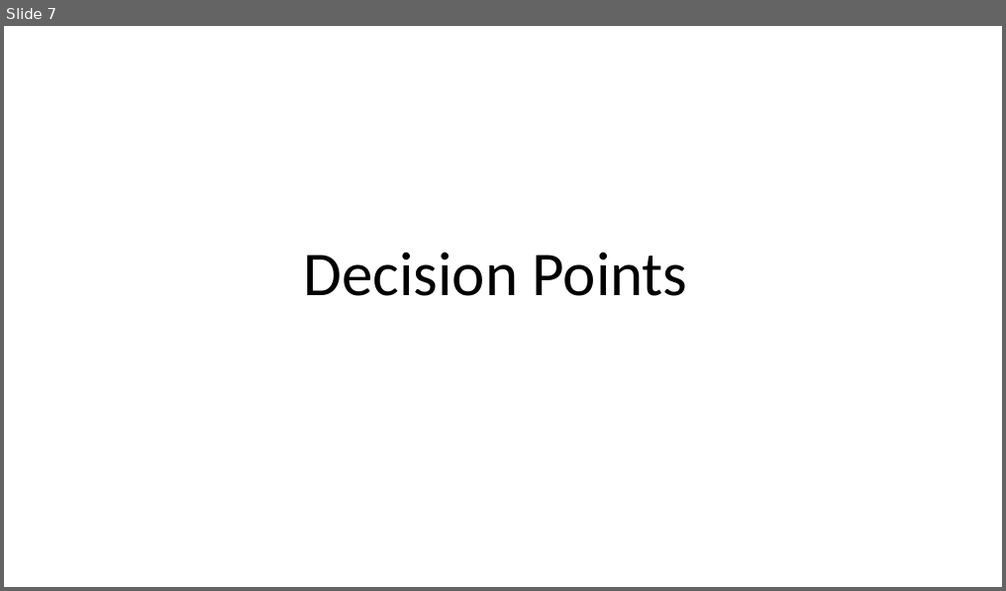
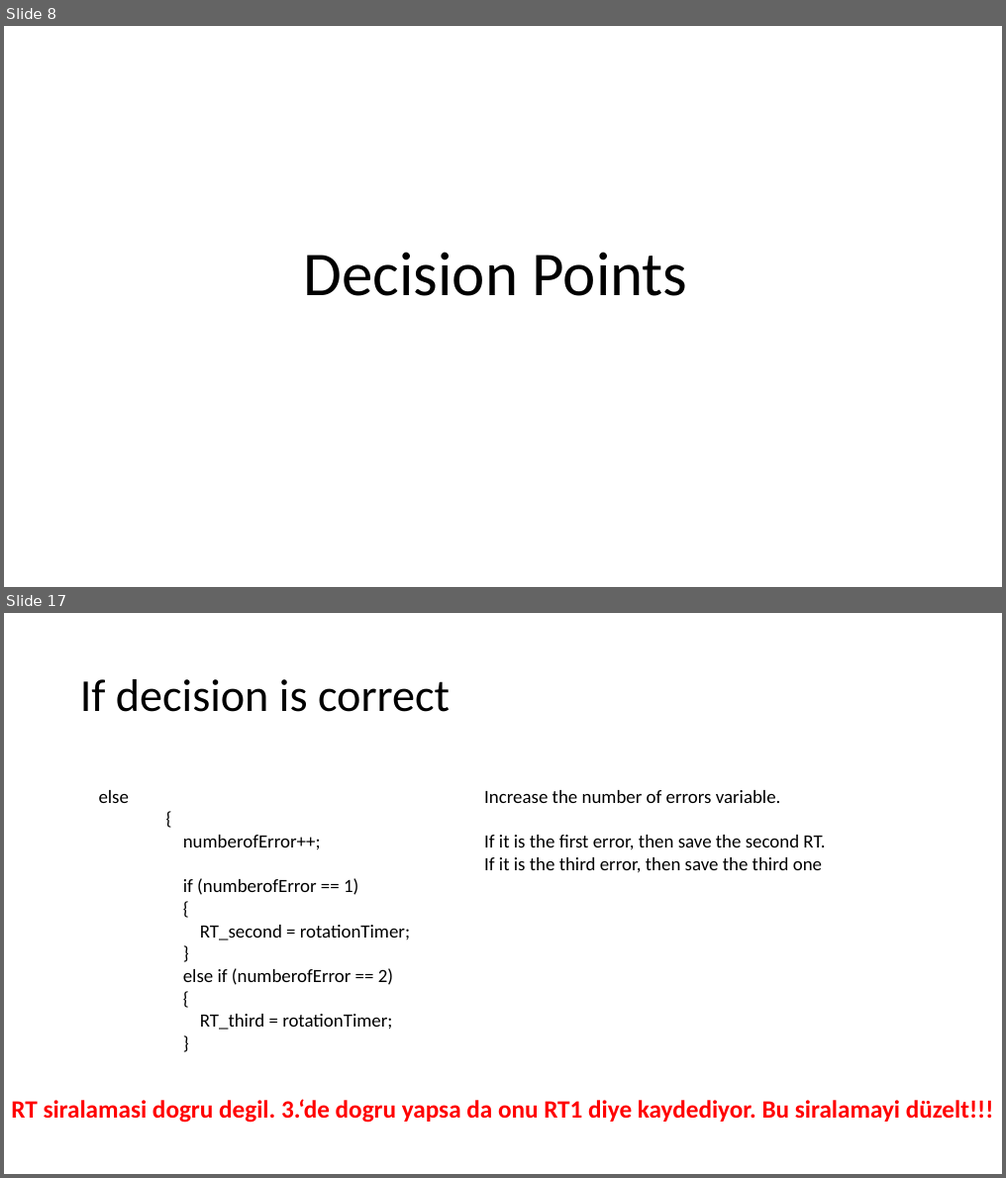
Before and after one commit to haticededetas/Experiment-1, a slide deck: Route_Following/Explanations.pptx. Shown one above the other, each under a label of ours: slide 7 before the commit, slides 8 and 17 after it; the slides between them are not shown. The pictures are 1006x591 and 1006x1178 pixels, drawn with LibreOffice and Linux fonts; fonts in the diff are those of the drawing. Boxes give left, top, right and bottom in pixels: in the first picture for what was removed or moved away, otherwise in the second. Text is boxed around its words. In the diff, an @@ line names an element or a change of style, - is before the commit and + after.

Commit message:
Basic task is ready
-rotates in dec points
-gives a warning if the dec is wrong
-goes to the next target if the answer is correct
-saves all the reaction times and error number

```diff
--- a/Route_Following/Explanations.pptx
+++ b/Route_Following/Explanations.pptx
@@ slide 17 added at [4,613,1002,1174], background #FFFFFF @@
@@ title added at [80,679,450,712], 44 pt, text #000000 @@
+If decision is correct
@@ text added at [99,790,410,1030], 18 pt, text #000000 @@
+else
+{
+numberofError++;
+if (numberofError == 1)
+{
+RT_second = rotationTimer;
+}
+else if (numberofError == 2)
+{
+RT_third = rotationTimer;
+}
@@ text added at [484,790,825,873], 18 pt, text #000000 @@
+Increase the number of errors variable.
+If it is the first error, then save the second RT.
+If it is the third error, then save the third one
@@ text added at [11,1099,994,1123], 24 pt, text #FF0000, bold @@
+RT siralamasi dogru degil. 3.‘de dogru yapsa da onu RT1 diye kaydediyor. Bu siralamayi düzelt!!!
@@ what was slide 7 is now slide 8 @@
```
Also in this commit, not shown: 9 other slides added, 16 other files.
